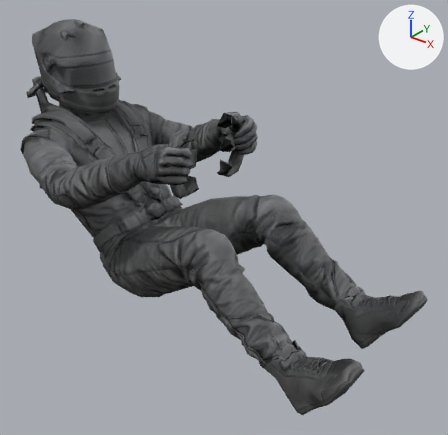
An edit to the glTF model games/monoplaza/modelos/piloto_bajo.glb, drawn before and after from the same camera.
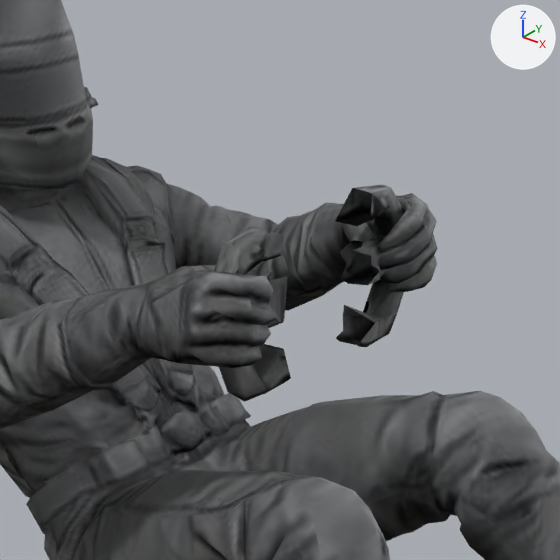
Each version is shown whole from a camera (50 mm lens) standing at (1.534, -1.084, 1.157) and looking at (0.653, 0.017, 0.474), then close up on the part from 18% to 69% of the width and 9% to 60% of the height. The axes (+X, +Y, +Z) are drawn at upper right. The lights are the same throughout. The first two pictures are the older version. Vertices at exactly the same position are counted once.

Objects in the first close-up: 'tripo_node_23a1c8c1-6969-4e70-9a37-66a4d47271d5'.
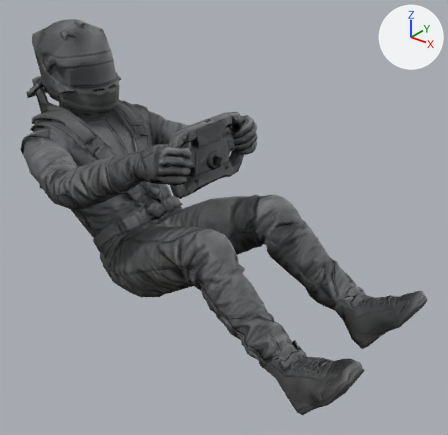
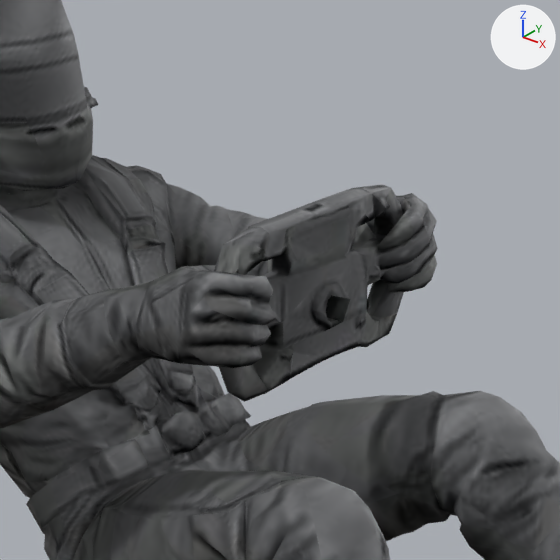
Diff of the bpy script that builds the scene:
```diff
--- a/games/monoplaza/modelos/piloto_bajo.glb.py
+++ b/games/monoplaza/modelos/piloto_bajo.glb.py
@@ me_mesh_0 @@
 # used by ob_tripo_node_23a1c8c1_6969_4e70_9a37_66a4d47271d5; location = (0.0, 0.0, 0.0)
-me_mesh_0.from_pydata(...)  # 3453 vertices, 6902 faces; spans x 0.017..1.144, y -0.277..0.278, z 0.171..0.912
+me_mesh_0.from_pydata(...)  # 3700 vertices, 7478 faces; spans x 0.017..1.144, y -0.277..0.278, z 0.171..0.912
+# me_mesh_0 part 1
+# 5 faces are deleted
+# 247 vertices are added at x 0.589..0.645, y -0.077..0.074, z 0.565..0.726
+# 581 new faces join them
 me_mesh_0.materials.append(mat_tripo_material_23a1c8c1_6969_4e70_9a37_66a4d47271d5)
```

Changed parts and their boxes (x1, y1, x2, y2) in the close-ups (560 x 560 px):
part 1 of me_mesh_0, built on: before (241, 227, 271, 249); after (241, 188, 380, 378)
